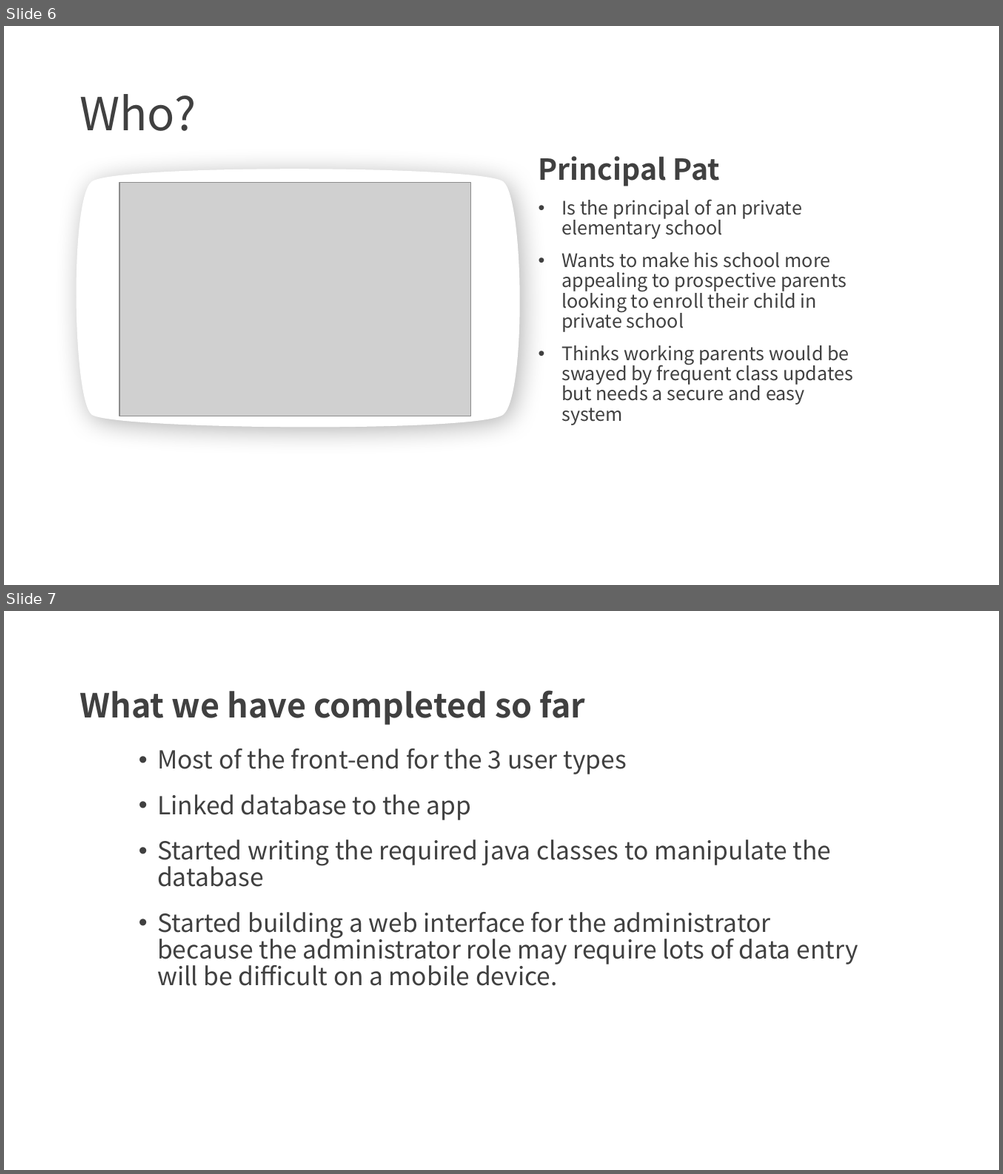
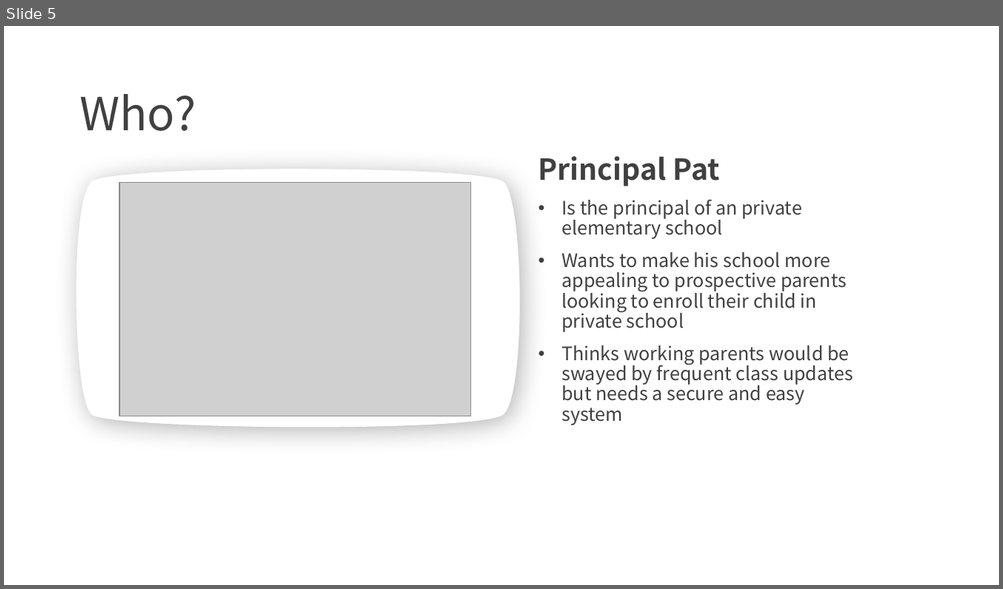
Before and after one commit to JulieW23/GradApp, a slide deck: Kiddo.pptx. Shown one above the other, each under a label of ours: slides 6 and 7 before the commit, slide 5 after it. The pictures are 1003x1174 and 1003x589 pixels, drawn with LibreOffice and Linux fonts; fonts in the diff are those of the drawing; grey boxes stand for pictures; background and template pictures are left out. Boxes give left, top, right and bottom in pixels: in the first picture for what was removed or moved away, otherwise in the second. Text is boxed around its words. In the diff, an @@ line names an element or a change of style, - is before the commit and + after.

```diff
--- a/Kiddo.pptx
+++ b/Kiddo.pptx
@@ slide 7 removed at box(4, 611, 999, 1170), background picture (left out) @@
@@ title removed at box(79, 690, 586, 725) @@
-What we have completed so far
@@ text removed at box(157, 749, 857, 986) @@
-• Most of the front-end for the 3 user types
-• Linked database to the app
-• Started writing the required java classes to manipulate the database
-• Started building a web interface for the administrator because the administrator role may require lots of data entry will be difficult on a mobile device.
@@ what was slide 6 is now slide 5 @@
```
Also in this commit, not shown: 1 other slide removed, 18 other files.
